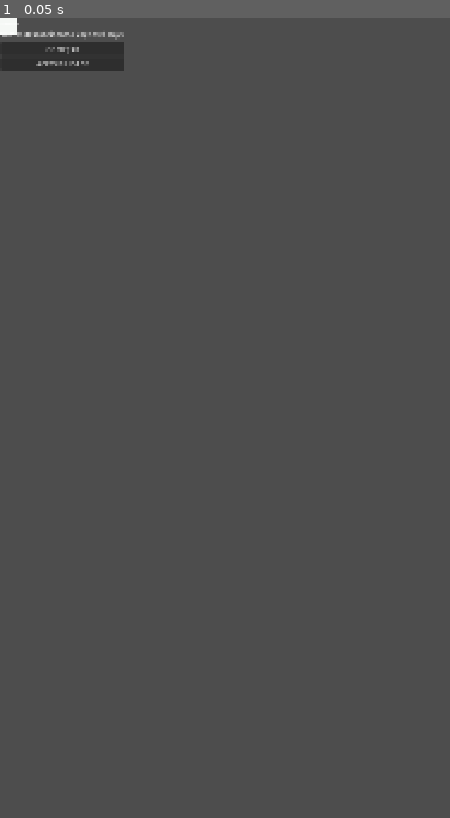
Above: before the commit, frame 1.
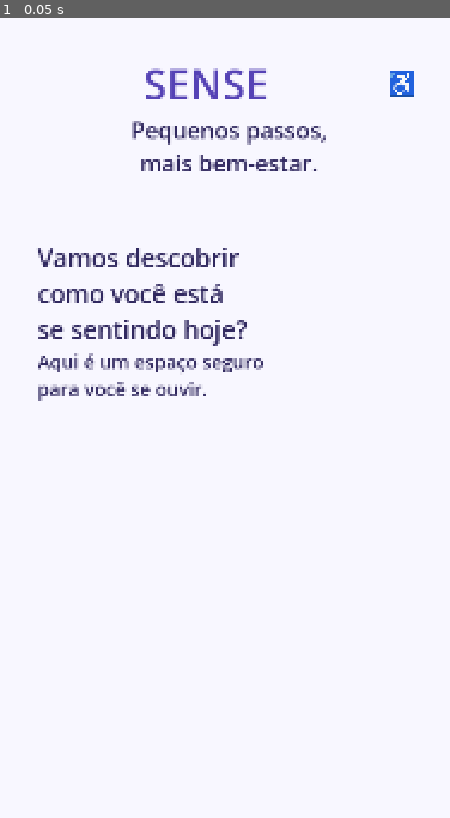
Above: after the commit, the same moment.

Repository: paulo11r/sense
Game: Godot game, scene res://cenas/telas/Menu.tscn
Same seed, same stepped clock (60 frames per second), same inputs: the game is played once before the commit and once after it. The project has no main scene, so this scene is started directly.
Inputs:
- Up to frame 1 (0.05 s): no input

The runs differ from the first frame. In frame 1, 100% of the frame differs, in the area x 0-100%, y 0-100%.

Commit message:
atualização da tela inicial do sense

Diff:
--- a/cenas/telas/Menu.tscn
+++ b/cenas/telas/Menu.tscn
@@ -1,74 +1,137 @@
 [gd_scene format=3 uid="uid://bmmikc7l5sdkx"]
 
-[sub_resource type="Theme" id="Theme_q0i6t"]
+[sub_resource type="Theme" id="Theme_2i17p"]
+
+[sub_resource type="StyleBoxFlat" id="StyleBoxFlat_3jvdu"]
+bg_color = Color(1, 1, 1, 1)
+corner_radius_top_left = 24
+corner_radius_top_right = 24
+corner_radius_bottom_right = 24
+corner_radius_bottom_left = 24
+shadow_color = Color(0.6627451, 0.6627451, 0.6627451, 1)
+shadow_size = 8
+shadow_offset = Vector2(0, 4)
+
+[sub_resource type="StyleBoxFlat" id="StyleBoxFlat_v804h"]
+bg_color = Color(0.9098039, 0.88235295, 1, 1)
+corner_radius_top_left = 24
+corner_radius_top_right = 24
+corner_radius_bottom_right = 42
+corner_radius_bottom_left = 42
+
+[sub_resource type="StyleBoxFlat" id="StyleBoxFlat_05i11"]
+bg_color = Color(0.9529412, 0.9411765, 1, 1)
+corner_radius_top_left = 24
+corner_radius_top_right = 24
+corner_radius_bottom_right = 24
+corner_radius_bottom_left = 24
+shadow_size = 8
+shadow_offset = Vector2(0, 4)
 
 [node name="Menu" type="Control" unique_id=862536870]
 layout_mode = 3
-anchors_preset = 0
+anchors_preset = 15
+anchor_right = 1.0
+anchor_bottom = 1.0
+grow_horizontal = 2
+grow_vertical = 2
 
 [node name="Background" type="ColorRect" parent="." unique_id=1426151168]
-propagate_maximum_size = true
-layout_mode = 0
-offset_right = 40.0
-offset_bottom = 40.0
+layout_mode = 1
+anchors_preset = 15
+anchor_right = 1.0
+anchor_bottom = 1.0
+grow_horizontal = 2
+grow_vertical = 2
 scale = Vector2(1.002076, 1)
-color = Color(0.9607843, 0.972549, 0.9607843, 1)
+color = Color(0.972549, 0.96862745, 1, 1)
 
 [node name="DecorativeElements" type="Control" parent="." unique_id=1383990272]
 anchors_preset = 0
 offset_right = 40.0
 offset_bottom = 40.0
 
-[node name="Content" type="Control" parent="." unique_id=583914692]
-anchors_preset = 0
-offset_left = 2.0
-offset_top = 1.0
-offset_right = 300.0
-offset_bottom = 133.0
+[node name="SafeArea" type="MarginContainer" parent="." unique_id=1379067268]
+layout_mode = 1
+anchors_preset = 15
+anchor_right = 1.0
+anchor_bottom = 1.0
+grow_horizontal = 2
+grow_vertical = 2
+theme = SubResource("Theme_2i17p")
+theme_override_constants/margin_left = 90
+theme_override_constants/margin_top = 90
+theme_override_constants/margin_right = 70
+theme_override_constants/margin_bottom = 70
 
-[node name="Logo" type="Label" parent="Content" unique_id=1769570078]
-layout_mode = 0
-offset_right = 298.0
-offset_bottom = 23.0
-text = "sense"
+[node name="MainColumn" type="VBoxContainer" parent="SafeArea" unique_id=181417887]
+layout_mode = 2
 
-[node name="Subtitle" type="Label" parent="Content" unique_id=249573621]
-layout_mode = 0
-offset_top = 27.0
-offset_right = 298.0
-offset_bottom = 50.0
-text = "Vamos descobrir como voçe está hoje?"
+[node name="Header" type="HBoxContainer" parent="SafeArea/MainColumn" unique_id=911904941]
+custom_minimum_size = Vector2(0, 120)
+layout_mode = 2
+theme_override_constants/separation = 20
 
-[node name="Illustration" type="TextureRect" parent="Content" unique_id=513354613]
-layout_mode = 0
-offset_top = 54.0
-offset_right = 298.0
-offset_bottom = 54.0
+[node name="HeaderSpacer" type="Control" parent="SafeArea/MainColumn/Header" unique_id=167543991]
+layout_mode = 2
+size_flags_horizontal = 3
 
-[node name="StartButton" type="Button" parent="Content" unique_id=30920437]
-layout_mode = 0
-offset_top = 58.0
-offset_right = 298.0
-offset_bottom = 89.0
-focus_mode = 3
-theme = SubResource("Theme_q0i6t")
-text = "COMEÇAR"
+[node name="Logo" type="Label" parent="SafeArea/MainColumn/Header" unique_id=254956850]
+custom_minimum_size = Vector2(300, 100)
+layout_mode = 2
+theme_override_colors/font_color = Color(0.33333334, 0.25882354, 0.70980394, 1)
+theme_override_font_sizes/font_size = 100
+text = "SENSE"
+horizontal_alignment = 1
+vertical_alignment = 1
 
-[node name="AcessibilityButton" type="Button" parent="Content" unique_id=116800883]
-layout_mode = 0
-offset_top = 93.0
-offset_right = 298.0
-offset_bottom = 124.0
-text = "ACESSIBILIDADE"
+[node name="RigthSpacer" type="Control" parent="SafeArea/MainColumn/Header" unique_id=2085468386]
+layout_mode = 2
+size_flags_horizontal = 3
 
-[node name="Spacer" type="Control" parent="Content" unique_id=742109226]
-anchors_preset = 0
-offset_top = 128.0
-offset_right = 298.0
-offset_bottom = 128.0
+[node name="AcessibilityButton" type="Button" parent="SafeArea/MainColumn/Header" unique_id=1437822197]
+custom_minimum_size = Vector2(90, 90)
+layout_mode = 2
+theme_override_colors/font_color = Color(0.40392157, 0.3137255, 0.7882353, 1)
+theme_override_colors/font_hover_color = Color(0.33333334, 0.25882354, 0.70980394, 1)
+theme_override_colors/icon_pressed_color = Color(0.28627452, 0.20784314, 0.6509804, 1)
+theme_override_font_sizes/font_size = 70
+theme_override_styles/normal = SubResource("StyleBoxFlat_3jvdu")
+theme_override_styles/pressed = SubResource("StyleBoxFlat_v804h")
+theme_override_styles/hover = SubResource("StyleBoxFlat_05i11")
+text = "♿"
+flat = true
 
-[node name="FeelingsPreview" type="HBoxContainer" parent="Content" unique_id=2054846142]
-layout_mode = 0
-offset_top = 132.0
-offset_right = 298.0
-offset_bottom = 132.0
+[node name="TagLine" type="Label" parent="SafeArea/MainColumn" unique_id=1801554086]
+custom_minimum_size = Vector2(0, 70)
+layout_mode = 2
+theme_override_colors/font_color = Color(0.1882353, 0.15686275, 0.37254903, 1)
+theme_override_font_sizes/font_size = 55
+text = "Pequenos passos,
+mais bem-estar."
+horizontal_alignment = 1
+
+[node name="TopSpacer" type="Control" parent="SafeArea/MainColumn" unique_id=1648246893]
+custom_minimum_size = Vector2(0, 140)
+layout_mode = 2
+
+[node name="Hero" type="HBoxContainer" parent="SafeArea/MainColumn" unique_id=1148704014]
+layout_mode = 2
+
+[node name="HeroText" type="VBoxContainer" parent="SafeArea/MainColumn/Hero" unique_id=964514094]
+layout_mode = 2
+
+[node name="Question" type="Label" parent="SafeArea/MainColumn/Hero/HeroText" unique_id=2012105958]
+layout_mode = 2
+theme_override_colors/font_color = Color(0.1882353, 0.15686275, 0.37254903, 1)
+theme_override_font_sizes/font_size = 60
+text = "Vamos descobrir
+como você está
+se sentindo hoje?"
+
+[node name="Label" type="Label" parent="SafeArea/MainColumn/Hero/HeroText" unique_id=460065713]
+layout_mode = 2
+theme_override_colors/font_color = Color(0.1882353, 0.15686275, 0.37254903, 1)
+theme_override_font_sizes/font_size = 45
+text = "Aqui é um espaço seguro
+para você se ouvir."
--- a/project.godot
+++ b/project.godot
@@ -20,6 +20,7 @@
 window/size/viewport_height=1920
 window/stretch/mode="canvas_items"
 window/stretch/aspect="expand"
+window/handheld/orientation=1
 
 [physics]
 
